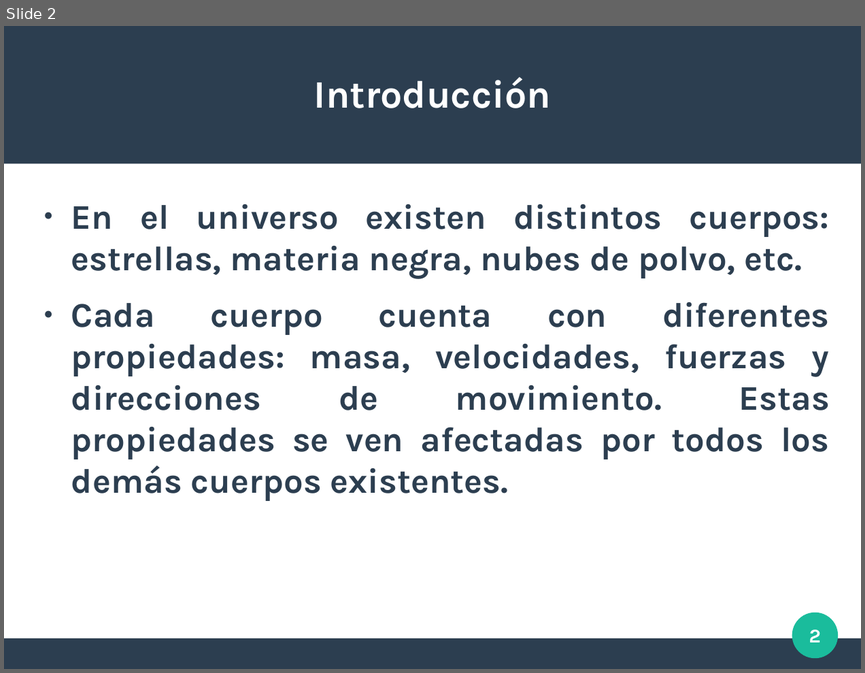
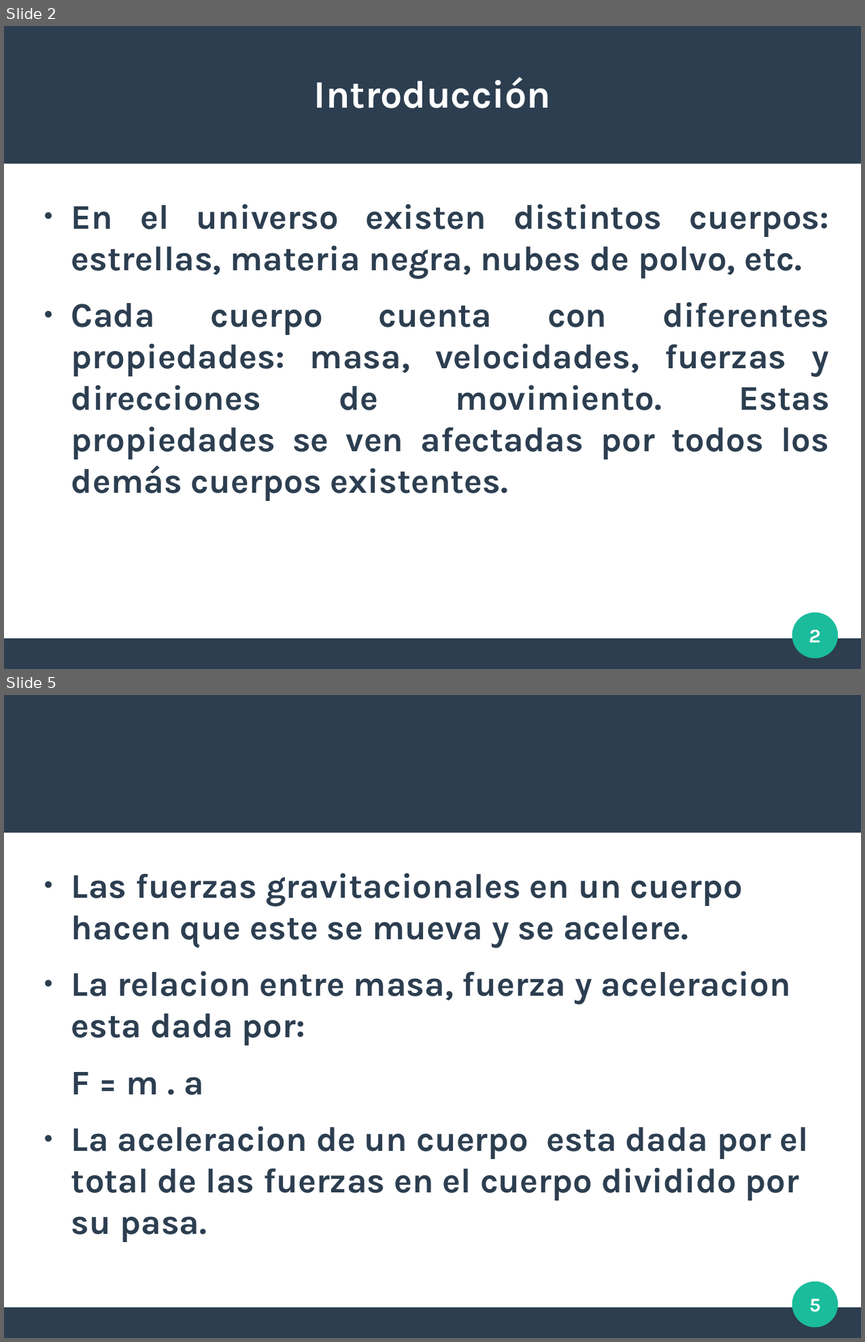
Before and after one commit to javier-a-agustin/tp-final-Introduccion-a-la-Concurrencia-2020, a slide deck: presentacion.odp. Shown one above the other, each under a label of ours: slide 2 before the commit, slides 2 and 5 after it; the slides between them are not shown. The pictures are 865x673 and 865x1342 pixels, drawn with LibreOffice and Linux fonts; fonts in the diff are those of the drawing. Boxes give left, top, right and bottom in pixels: in the first picture for what was removed or moved away, otherwise in the second. Text is boxed around its words. In the diff, an @@ line names an element or a change of style, - is before the commit and + after.

```diff
--- a/presentacion.odp
+++ b/presentacion.odp
@@ slide 5 added at (4, 695, 861, 1338), background #FFFFFF; not listed: 3 template elements that a slide beside it also shows @@
@@ text added at (71, 873, 808, 1242), 32 pt, text #2C3E50, bold @@
+● Las fuerzas gravitacionales en un cuerpo hacen que este se mueva y se acelere.
+● La relacion entre masa, fuerza y aceleracion esta dada por:
+F = m . a
+● La aceleracion de un cuerpo esta dada por el total de las fuerzas en el cuerpo dividido por su pasa.
@@ page number added at (809, 1298, 821, 1312), 18 pt, text #FFFFFF, bold @@
+5
```
Also in this commit, not shown: 2 slides changed, 2 other slides added, 1 slide removed, 1 other file.
